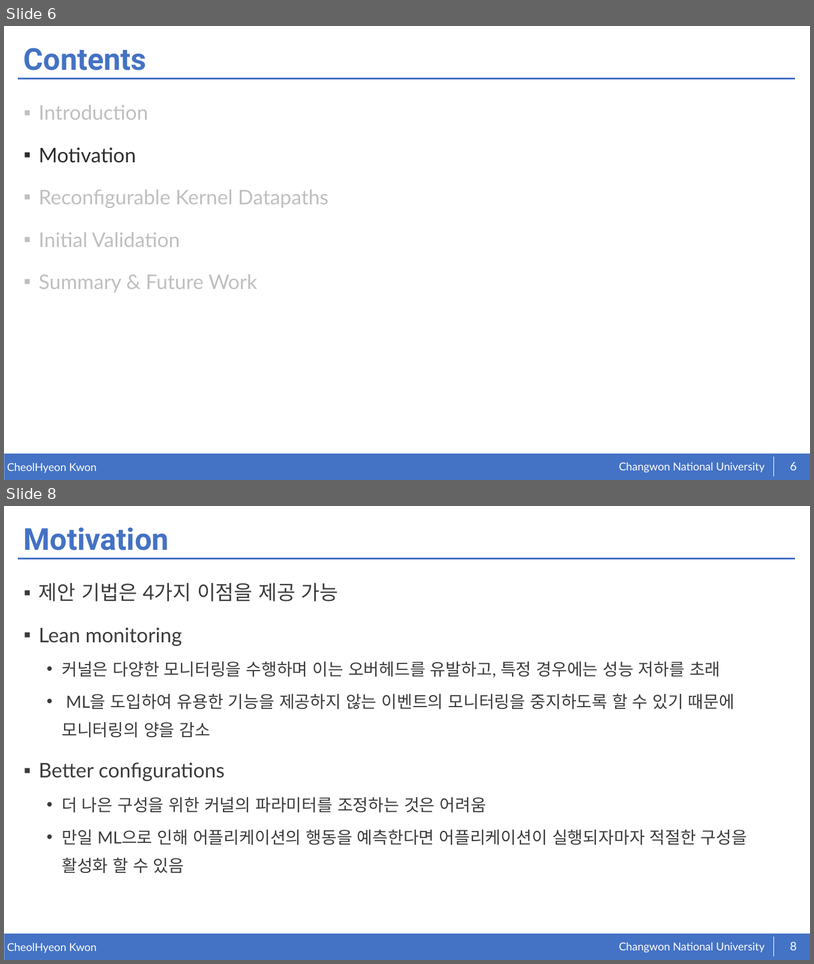
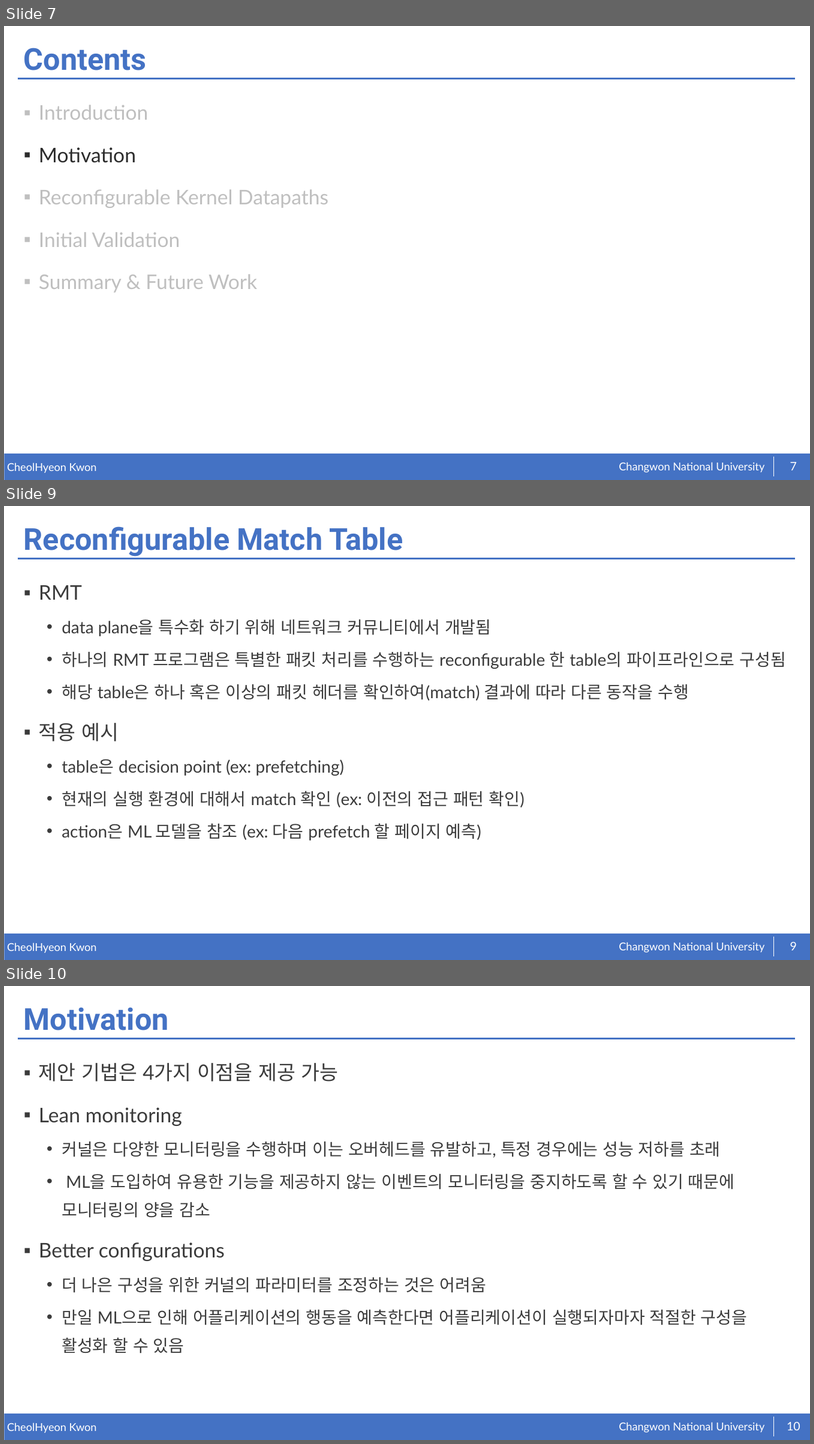
Before and after one commit to kkcchh9999/Studied_in_NOSLab, a slide deck: presentation/Toward Reconfigurable Kernel Datapaths with Learned Optimizations.pptx. Shown one above the other, each under a label of ours: slides 6 and 8 before the commit, slides 7, 9 and 10 after it; the slides between them are not shown. The pictures are 814x964 and 814x1444 pixels, drawn with LibreOffice and Linux fonts; fonts in the diff are those of the drawing. Boxes give left, top, right and bottom in pixels: in the first picture for what was removed or moved away, otherwise in the second. Text is boxed around its words. In the diff, an @@ line names an element or a change of style, - is before the commit and + after.

```diff
--- a/presentation/Toward Reconfigurable Kernel Datapaths with Learned Optimizations.pptx
+++ b/presentation/Toward Reconfigurable Kernel Datapaths with Learned Optimizations.pptx
@@ slide 9 added at [4,506,810,960], background #FFFFFF; not listed: 5 template elements that a slide beside it also shows @@
@@ title added at [24,526,404,556], 36 pt, text #4472C4, bold @@
+Reconfigurable Match Table
@@ text added at [39,585,786,840], 20 pt, text #3B3B3B @@
+▪ RMT
+  • data plane을 특수화 하기 위해 네트워크 커뮤니티에서 개발됨
+  • 하나의 RMT 프로그램은 특별한 패킷 처리를 수행하는 reconfigurable 한 table의 파이프라인으로 구성됨
+  • 해당 table은 하나 혹은 이상의 패킷 헤더를 확인하여(match) 결과에 따라 다른 동작을 수행
+▪ 적용 예시
+  • table은 decision point (ex: prefetching)
+  • 현재의 실행 환경에 대해서 match 확인 (ex: 이전의 접근 패턴 확인)
+  • action은 ML 모델을 참조 (ex: 다음 prefetch 할 페이지 예측)
@@ page number added at [791,942,797,950], 14 pt, text #FFFFFF @@
+9
@@ what was slide 6 is now slide 7 @@
@@ page number at [791,462,797,470]: text changed @@
-6
+7
@@ what was slide 8 is now slide 10 @@
@@ page number at [787,1422,801,1430]: text changed @@
-8
+10
```
Also in this commit, not shown: 10 slides changed, 7 other slides added.
